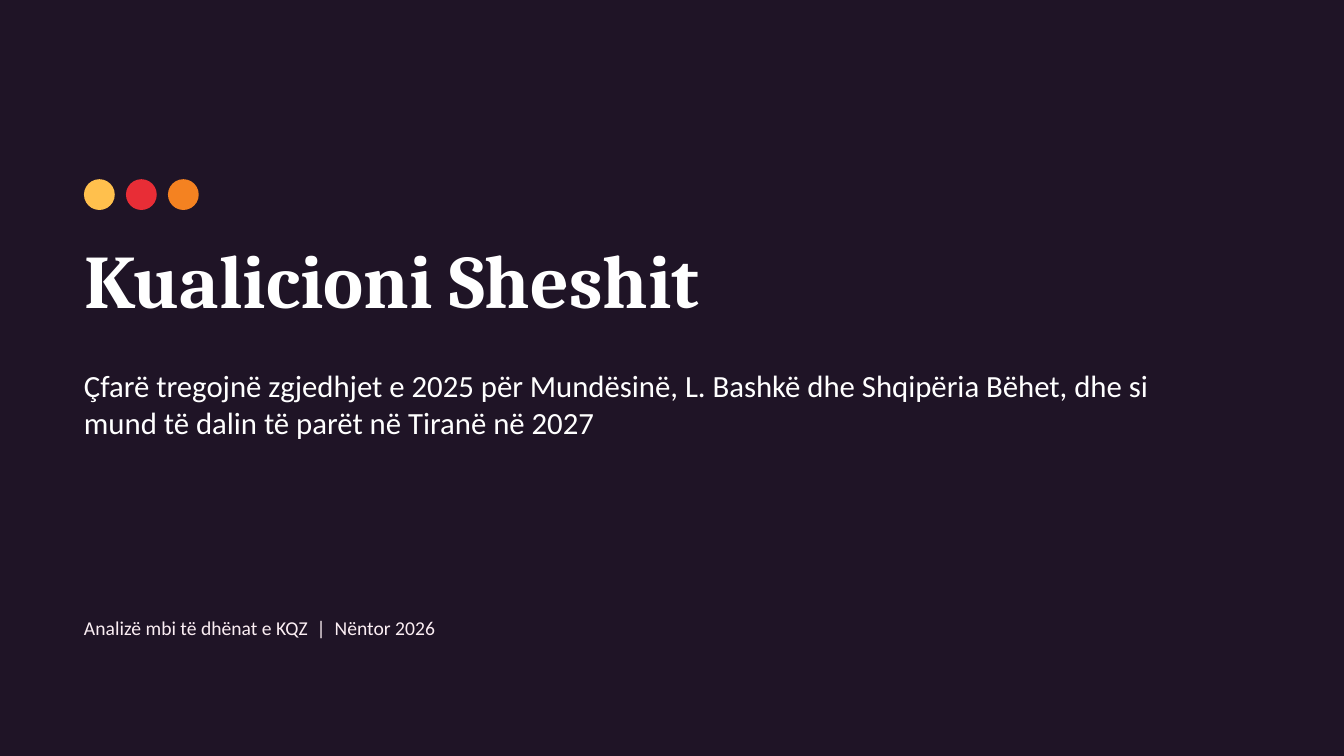
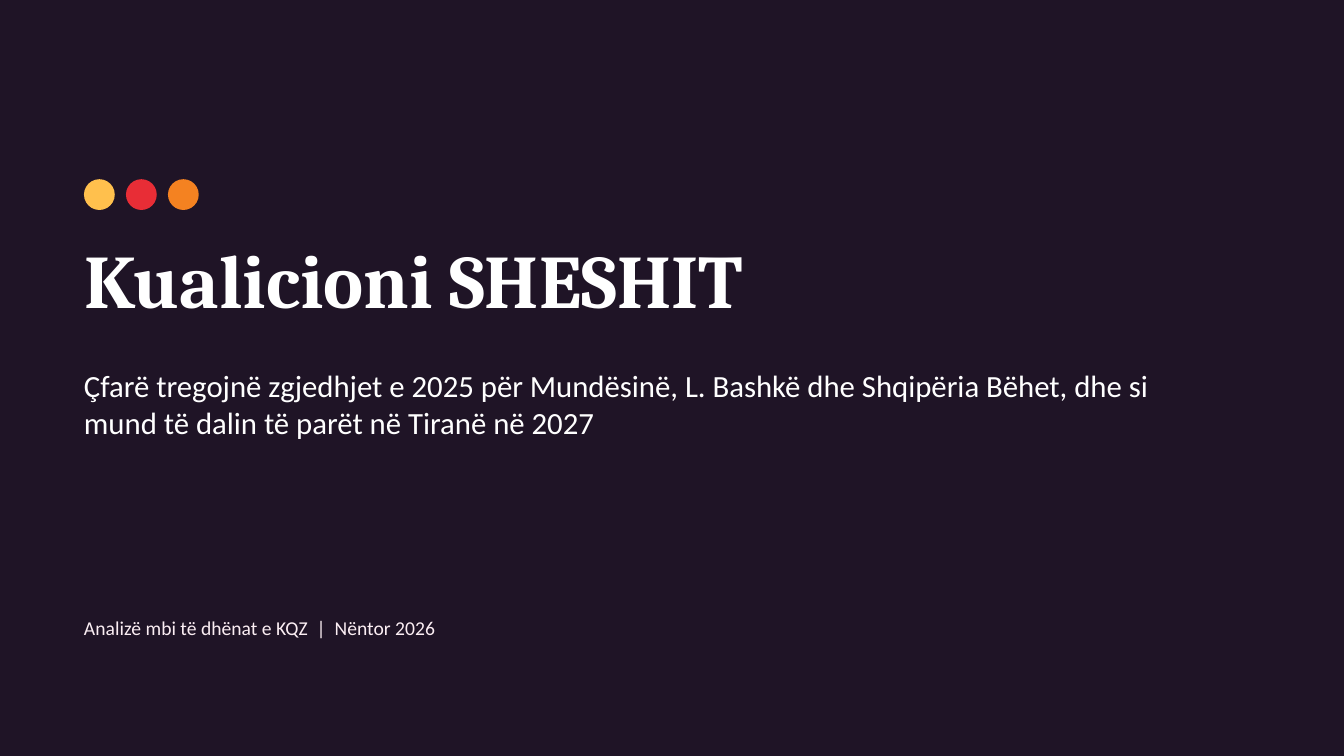
Before and after one commit to edibi/zgjedhjet-shqiperi, a slide deck: slide 1 of powerbi/prezantimi/kualicioni-sheshit-insights.pptx. Drawn at 1344x756 pixels with LibreOffice and Linux fonts; fonts in the diff are those of the drawing. Boxes give left, top, right and bottom in pixels: in the first picture for what was removed or moved away, otherwise in the second. Text is boxed around its words. In the diff, an @@ line names an element or a change of style, - is before the commit and + after.

```diff
--- a/powerbi/prezantimi/kualicioni-sheshit-insights.pptx
+++ b/powerbi/prezantimi/kualicioni-sheshit-insights.pptx
@@ title at [84,255,743,309]: text changed @@
-Kualicioni Sheshit
+Kualicioni SHESHIT
```
Also in this commit, not shown: 13 other slides changed, 37 other files.
